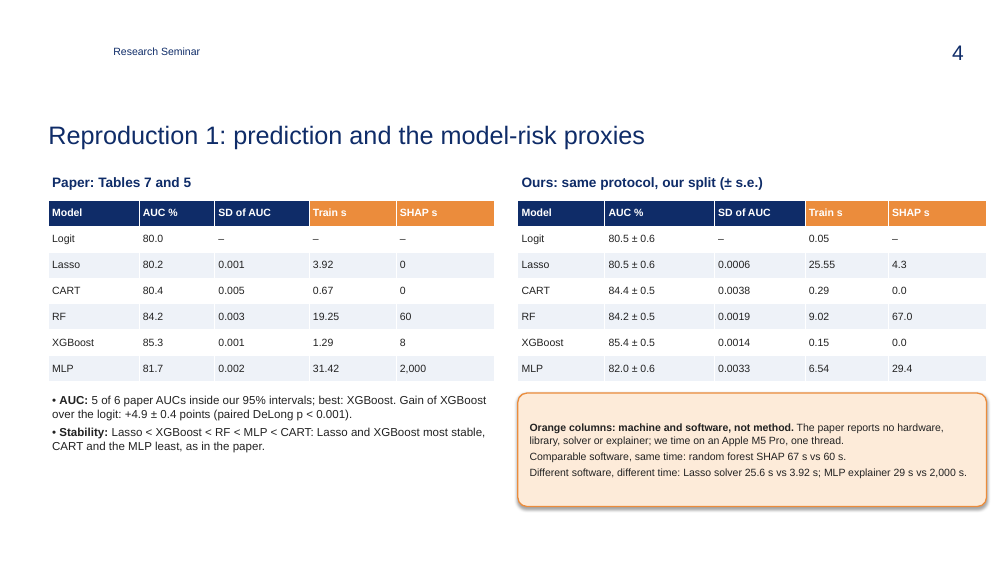
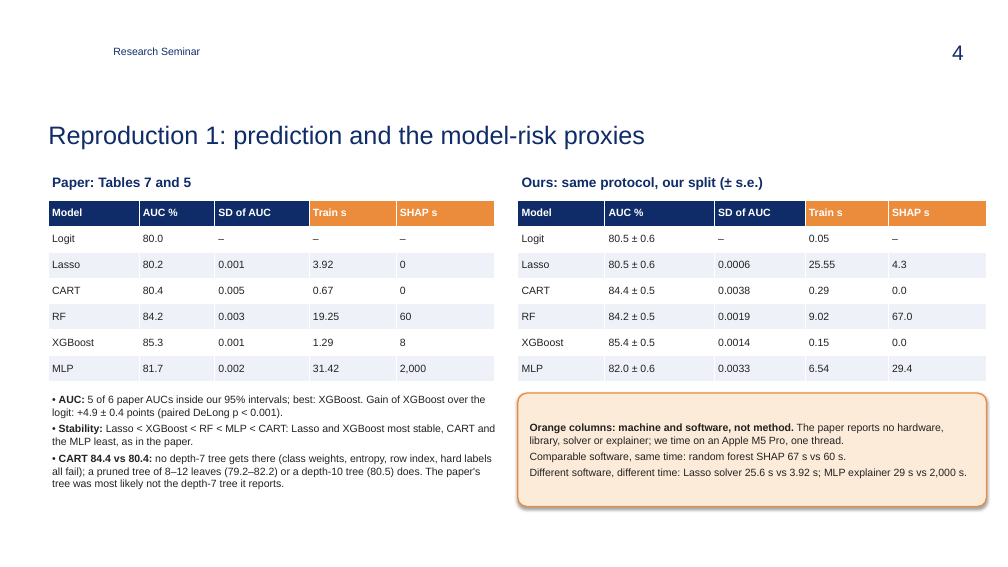
Before and after one commit to zavaz5/ml-model-risk, a slide deck: slide 4 of docs/presentation.pptx. Drawn at 1008x567 pixels with LibreOffice and Linux fonts; fonts in the diff are those of the drawing; background and template pictures are left out. Boxes give left, top, right and bottom in pixels: in the first picture for what was removed or moved away, otherwise in the second. Text is boxed around its words. In the diff, an @@ line names an element or a change of style, - is before the commit and + after.

```diff
--- a/docs/presentation.pptx
+++ b/docs/presentation.pptx
@@ text at <box>52,395,495,447</box>: size 11 to 10 pt in "• AUC: 5 of 6 paper AUCs ...", "• Stability: Lasso < XGBoost < RF ..." @@
@@ text at <box>52,454,491,489</box>: paragraph added @@
+• CART 84.4 vs 80.4: no depth-7 tree gets there (class weights, entropy, row index, hard labels all fail); a pruned tree of 8–12 leaves (79.2–82.2) or a depth-10 tree (80.5) does. The paper's tree was most likely not the depth-7 tree it reports.
```
Also in this commit, not shown: 2 other slides changed, 8 other files.
